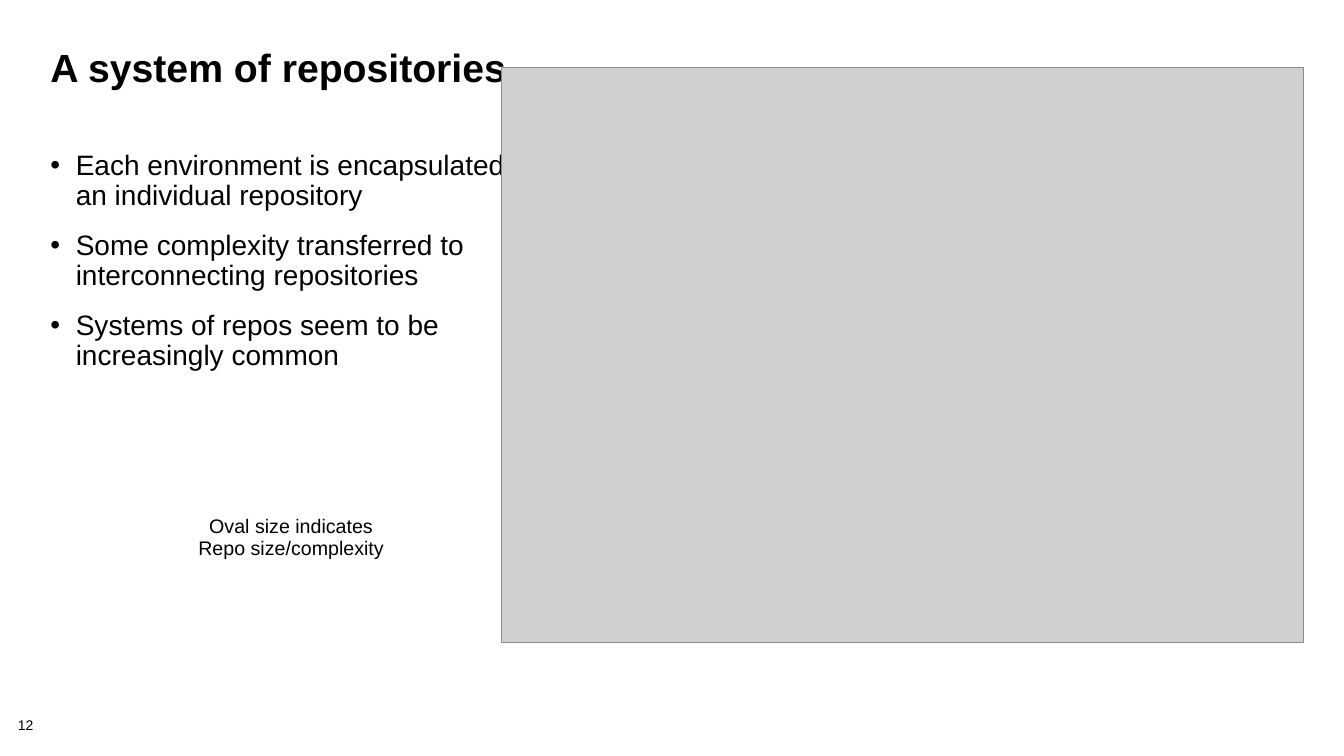
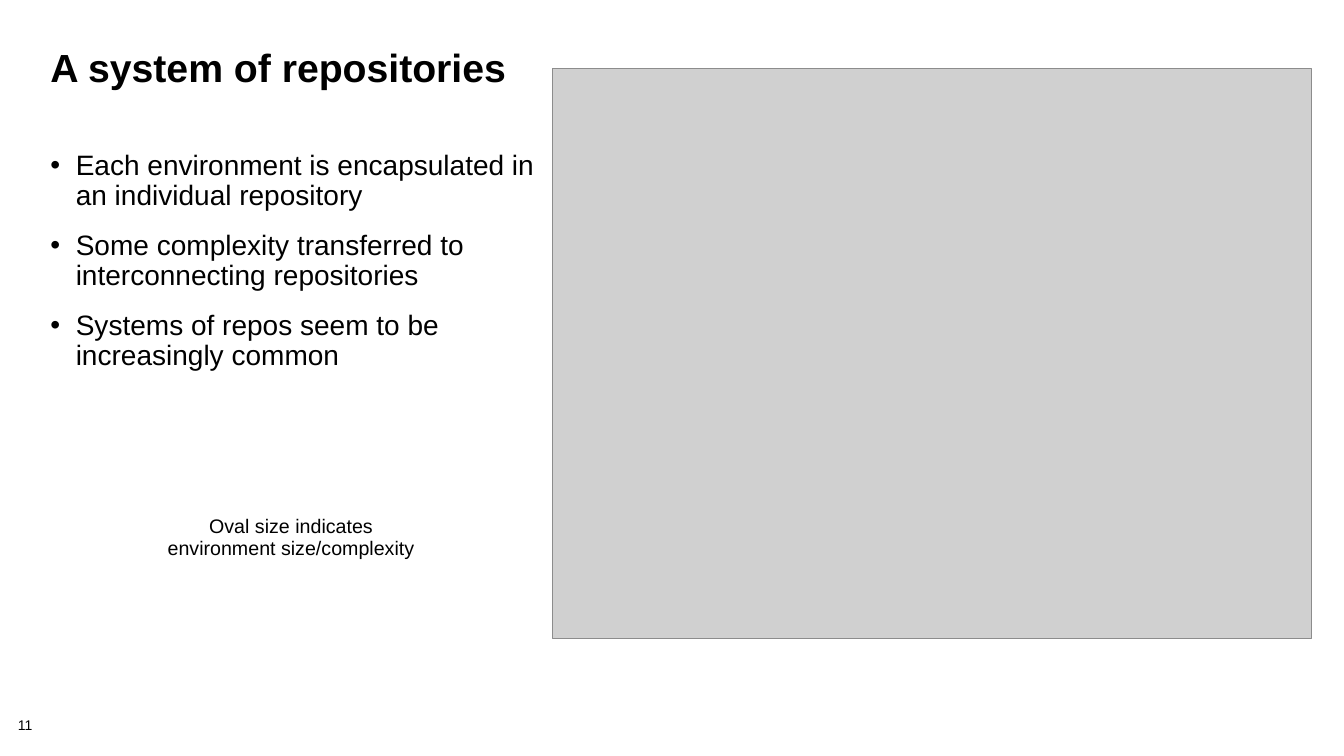
Before and after one commit to bssw-tutorial/presentations, a slide deck: slide 11 of computational-expts.pptx (slide 12 before the commit). Drawn at 1344x756 pixels with LibreOffice and Linux fonts; fonts in the diff are those of the drawing; grey boxes stand for pictures; background and template pictures are left out. Boxes give left, top, right and bottom in pixels: in the first picture for what was removed or moved away, otherwise in the second. Text is boxed around its words. In the diff, an @@ line names an element or a change of style, - is before the commit and + after.

```diff
--- a/computational-expts.pptx
+++ b/computational-expts.pptx
@@ picture: place and size @@
-picture at box(502, 68, 1304, 642)
+picture at box(553, 69, 1311, 638)
@@ text "Oval size indicates": place and size @@
-text "Oval size indicates" at box(198, 518, 384, 559)
+text "Oval size indicates" at box(168, 518, 414, 559)
@@ text at box(168, 540, 414, 559): text changed @@
-Repo size/complexity
+environment size/complexity
@@ page number at box(18, 720, 33, 730): text changed @@
-12
+11
```
Also in this commit, not shown: 6 other slides changed, 2 slides removed.
